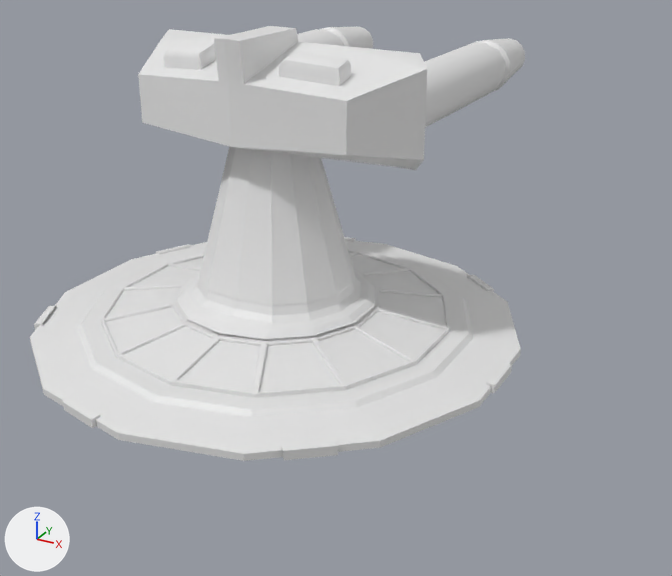
The FBX model TowerDefenseGame- Noorderpoort/Assets/MeshesNiek/turret_Level2.fbx: old version first, new version second.
Camera for both pictures: a 50 mm lens placed at (-0.56, -3.64, 2.09), pointed at (-2.54, -0.04, 0.29). The axes (+X, +Y, +Z) are drawn at lower left. The lights are the same throughout. Vertices at the same position are counted once.

The first picture shows 'L2-T_Bottom', 'L2-T_Top'.
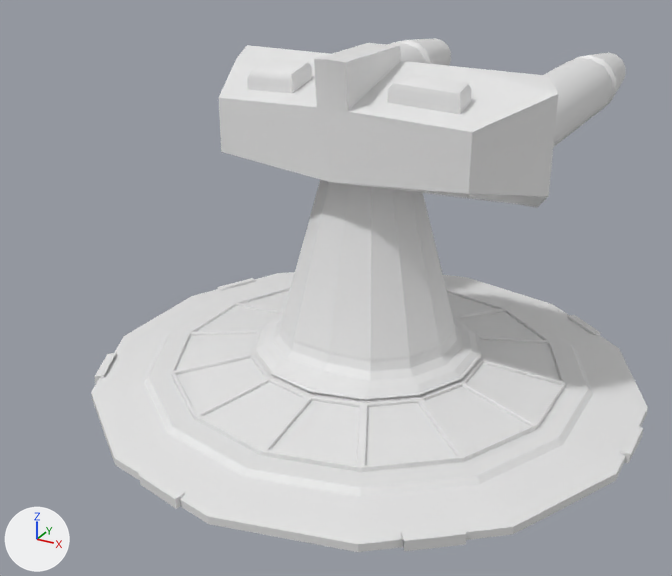
Boxes [x1, y1, x2, y2] around the edits, measured in the pictures (672 x 576 px; the box of a moved part takes in the faces that stretch with it):
'L2-T_Top', reshaped, moved, turned, rescaled
    before: [138, 26, 525, 170]
    after: [91, 38, 648, 552]
'L2-T_Bottom', deleted
    before: [30, 146, 521, 461]
part 1 of me_cube_003, moved or reshaped
    before: [424, 38, 525, 127]
    after: [544, 52, 626, 147]
part 2 of me_cube_003, moved or reshaped
    before: [297, 27, 373, 49]
    after: [387, 38, 451, 66]
part 3 of me_cube_003, added
    after: [91, 179, 648, 552]
part 4 of me_cube_003, added
    after: [219, 43, 558, 207]
part 5 of me_cube_003, deleted
    before: [224, 27, 427, 170]
part 6 of me_cube_003, deleted
    before: [138, 26, 280, 147]
part 7 of me_cube_003, added
    after: [94, 353, 185, 509]
part 8 of me_cube_003, added
    after: [217, 278, 256, 291]
part 9 of me_cube_003, added
    after: [567, 315, 643, 464]

The change, as a diff of the scene's bpy script:
```diff
--- a/TowerDefenseGame- Noorderpoort/Assets/MeshesNiek/turret_Level2.fbx.py
+++ b/TowerDefenseGame- Noorderpoort/Assets/MeshesNiek/turret_Level2.fbx.py
@@ me_cube_003 @@
 # used by ob_l2_t_top; location = (-2.898, 0.028, 1.125)
-me_cube_003.from_pydata(...)  # 636 vertices, 515 faces; spans x -0.74..0.74, y -0.37..1.81, z -0.23..0.35
+me_cube_003.from_pydata(...)  # 1241 vertices, 1055 faces; spans x -118.09..123.76, y 0.24..148.78, z -155.74..150.72
+# me_cube_003 part 1: the loose piece of 138 vertices spanning x 0.36..0.66, y 0.0..1.81, z -0.15..0.15 is turned -90 degrees about the x axis through its middle and scaled by 100, then moved by (52.15, 112.44, -65.16)
+# me_cube_003 part 2: the loose piece of 138 vertices spanning x -0.65..-0.35, y 0.0..1.81, z -0.15..0.15 is turned -90 degrees about the x axis through its middle and scaled by 100, then moved by (-47.84, 112.44, -65.16)
+# me_cube_003 part 3: a new loose piece of 538 vertices spanning x -118.09..121.64, y 0.24..103.44, z -95.17..150.72
+# me_cube_003 part 4: a new loose piece of 355 vertices spanning x -71.85..75.92, y 90.16..148.78, z -10.96..62.17
+# me_cube_003 part 5: the loose piece of 180 vertices spanning x -0.01..0.74, y -0.37..0.35, z -0.23..0.35 is deleted
+# me_cube_003 part 6: the loose piece of 180 vertices spanning x -0.74..0.01, y -0.37..0.36, z -0.23..0.35 is deleted
+# me_cube_003 part 7
+# 24 vertices are added at x -110.99..-12.68, y 0.44..5.46, z 72.87..149.42
+# 10 new faces join them
+# me_cube_003 part 8
+# 24 vertices are added at x -111.6..-15.66, y 0.52..5.46, z -92.6..-12.47
+# 12 new faces join them
+# me_cube_003 part 9
+# 24 vertices are added at x 66.75..123.76, y 0.52..5.47, z -73.35..41.46
+# 12 new faces join them
@@ ob_l2_t_bottom @@
-ob_l2_t_bottom = bpy.data.objects.new('L2-T_Bottom', me_circle_003)
-ob_l2_t_bottom.location = (-2.898, 0.0, 0.0)
@@ ob_l2_t_top @@
 ob_l2_t_top = bpy.data.objects.new('L2-T_Top', me_cube_003)
-ob_l2_t_top.location = (-2.898, 0.028, 1.125)
+ob_l2_t_top.location = (-2.264, 0.0, 0.0)
+ob_l2_t_top.rotation_euler = (1.571, 0.0, 0.0)  # degrees (90, 0, 0)
+ob_l2_t_top.scale = (0.01, 0.01, 0.01)
```
